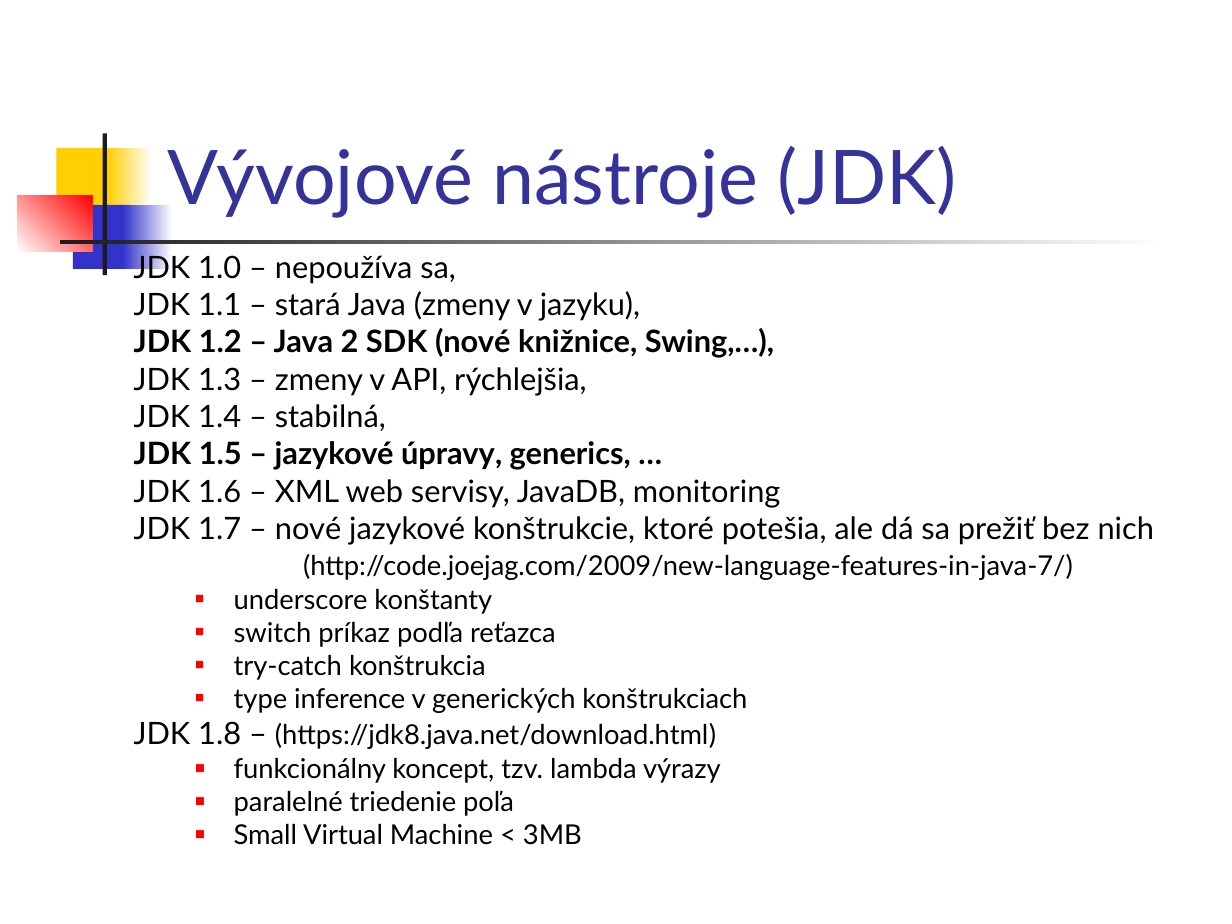
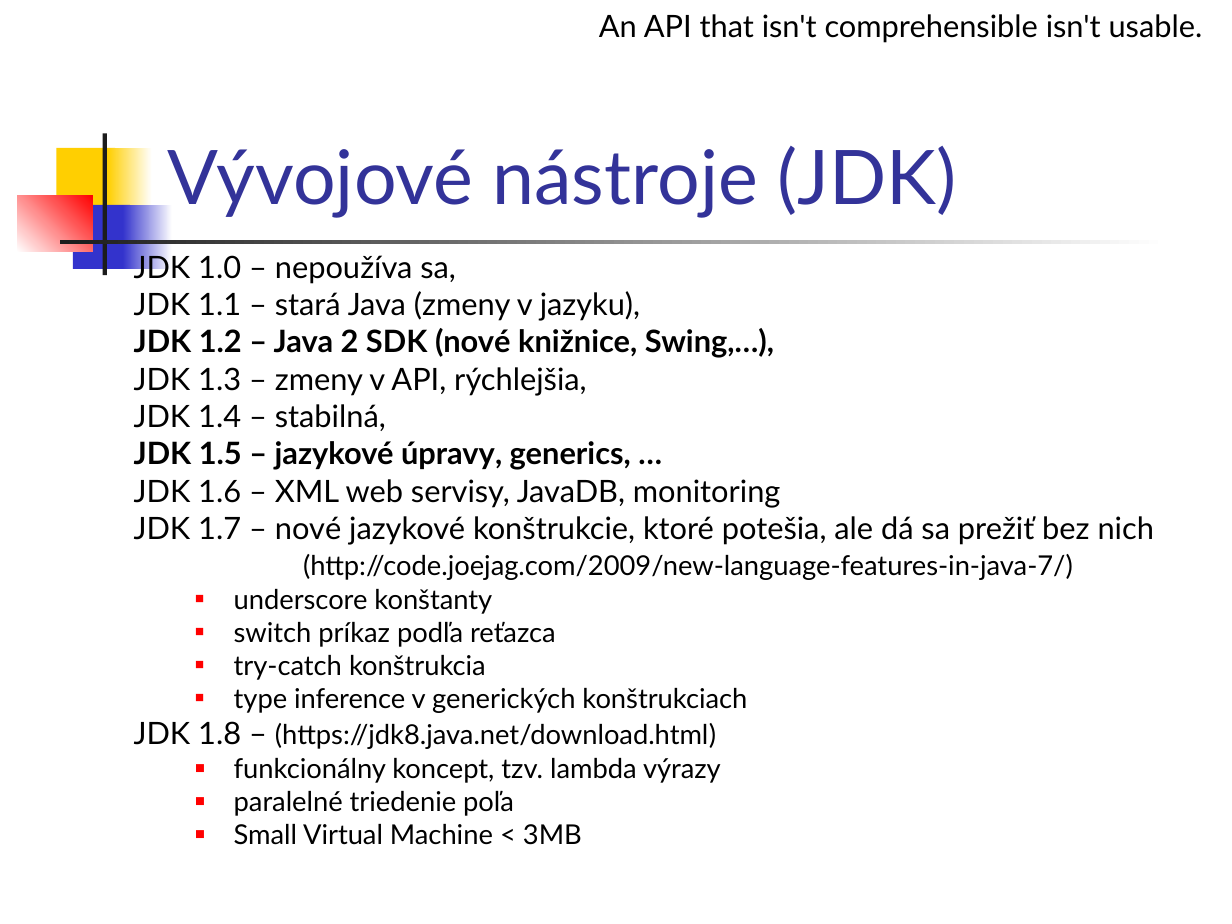
Before and after one commit to Programovanie4/Prednasky, a slide deck: slide 10 of 01/01_java.ppt. Drawn at 1232x924 pixels with LibreOffice and Linux fonts; fonts in the diff are those of the drawing. Boxes give left, top, right and bottom in pixels: in the first picture for what was removed or moved away, otherwise in the second. Text is boxed around its words. In the diff, an @@ line names an element or a change of style, - is before the commit and + after.

```diff
--- a/01/01_java.ppt
+++ b/01/01_java.ppt
@@ text added at (599, 14, 1203, 43), 18 pt, text #000000 @@
+An API that isn't comprehensible isn't usable.
```
Also in this commit, not shown: 20 other slides changed, 1 slide added, 1 other file.
